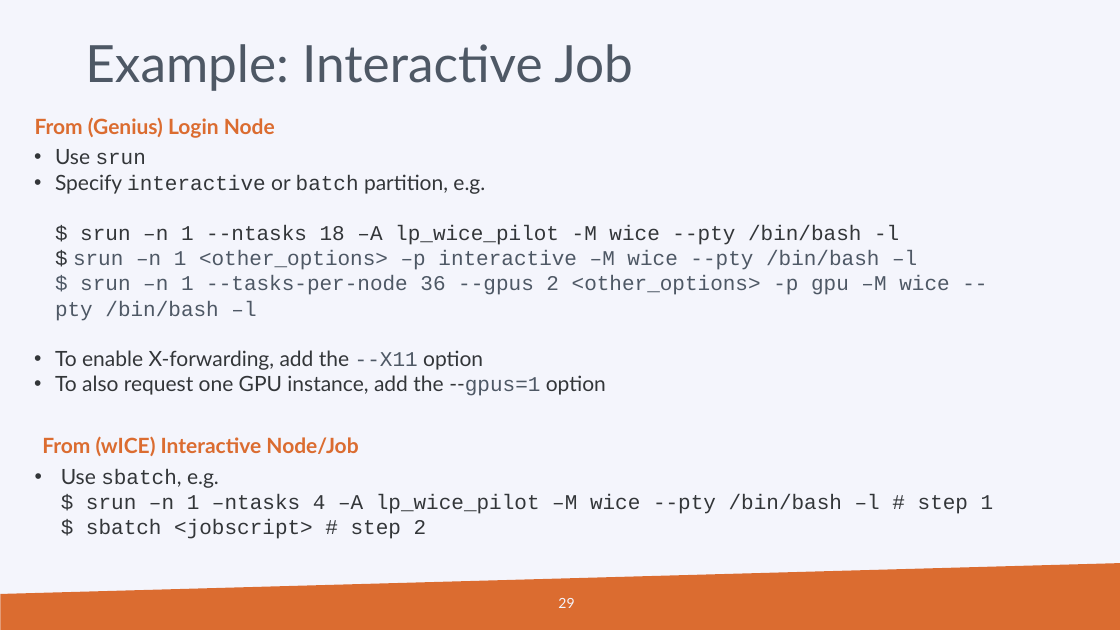
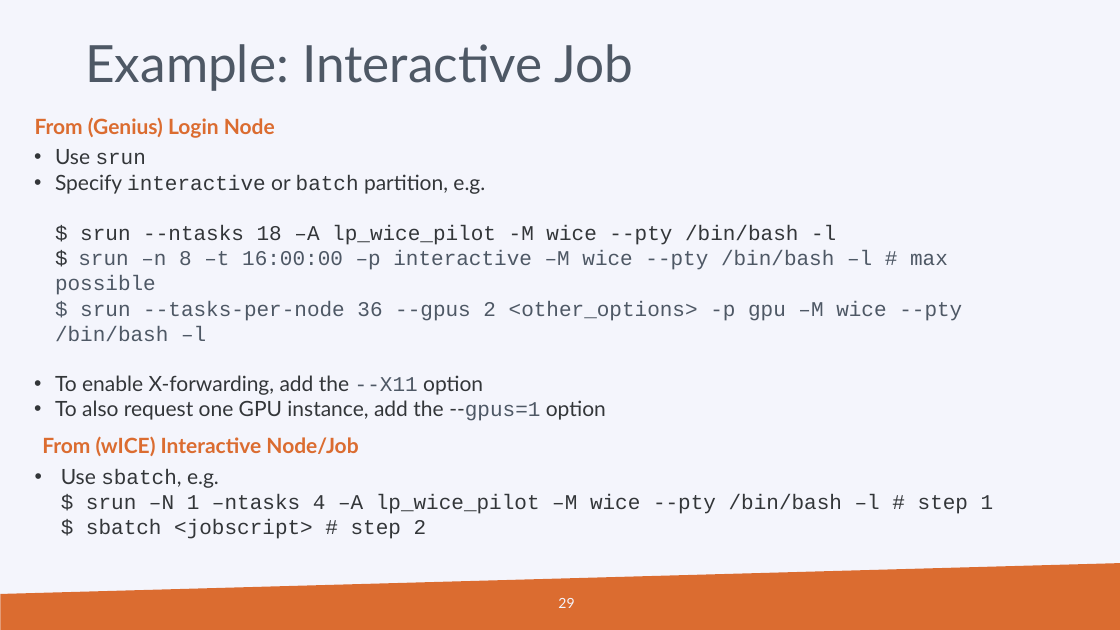
Before and after one commit to hpcleuven/Slurm-lunchbox, a slide deck: slide 29 of Slurm_Lunchbox.pptx. Drawn at 1120x630 pixels with LibreOffice and Linux fonts; fonts in the diff are those of the drawing; background and template pictures are left out. Boxes give left, top, right and bottom in pixels: in the first picture for what was removed or moved away, otherwise in the second. Text is boxed around its words. In the diff, an @@ line names an element or a change of style, - is before the commit and + after.

Commit message:
fixing sbatch command line args

```diff
--- a/Slurm_Lunchbox.pptx
+++ b/Slurm_Lunchbox.pptx
@@ text at (x1=55, y1=174, x2=962, y2=341): text changed @@
-• Specify interactive or batch partition, e.g.
-  $ srun –n 1 --ntasks 18 –A lp_wice_pilot -M wice --pty /bin/bash -l
-  $ srun –n 1 <other_options> –p interactive –M wice --pty /bin/bash –l
-  $ srun –n 1 --tasks-per-node 36 --gpus 2 <other_options> -p gpu –M wice --pty /bin/bash –l
+• Specify interactive or batch partition, e.g.
+  $ srun --ntasks 18 –A lp_wice_pilot -M wice --pty /bin/bash -l
+  $ srun –n 8 –t 16:00:00 –p interactive –M wice --pty /bin/bash –l # max possible
+  $ srun --tasks-per-node 36 --gpus 2 <other_options> -p gpu –M wice --pty /bin/bash –l
@@ text at (x1=61, y1=469, x2=994, y2=539): text changed @@
-• Use sbatch, e.g.
-  $ srun –n 1 –ntasks 4 –A lp_wice_pilot –M wice --pty /bin/bash –l # step 1
-  $ sbatch <jobscript> # step 2
+• Use sbatch, e.g.
+  $ srun –N 1 –ntasks 4 –A lp_wice_pilot –M wice --pty /bin/bash –l # step 1
+  $ sbatch <jobscript> # step 2
```
